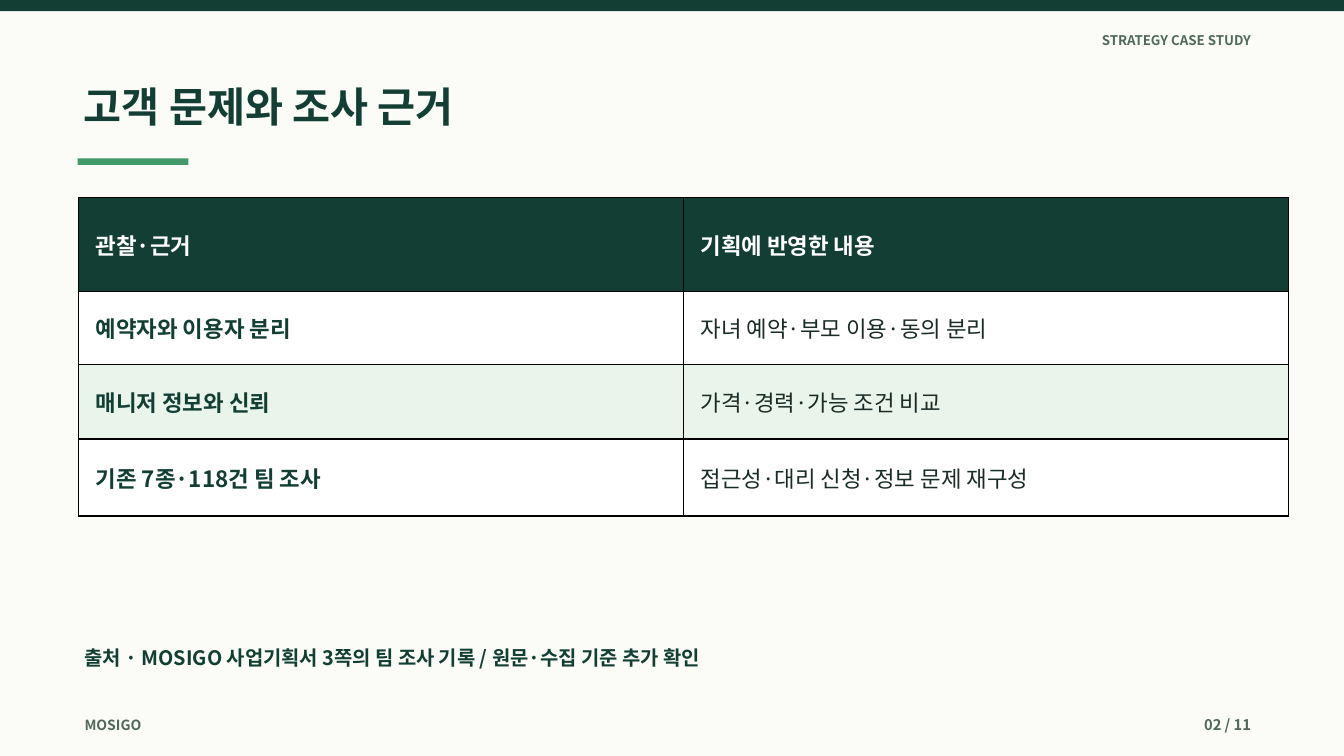
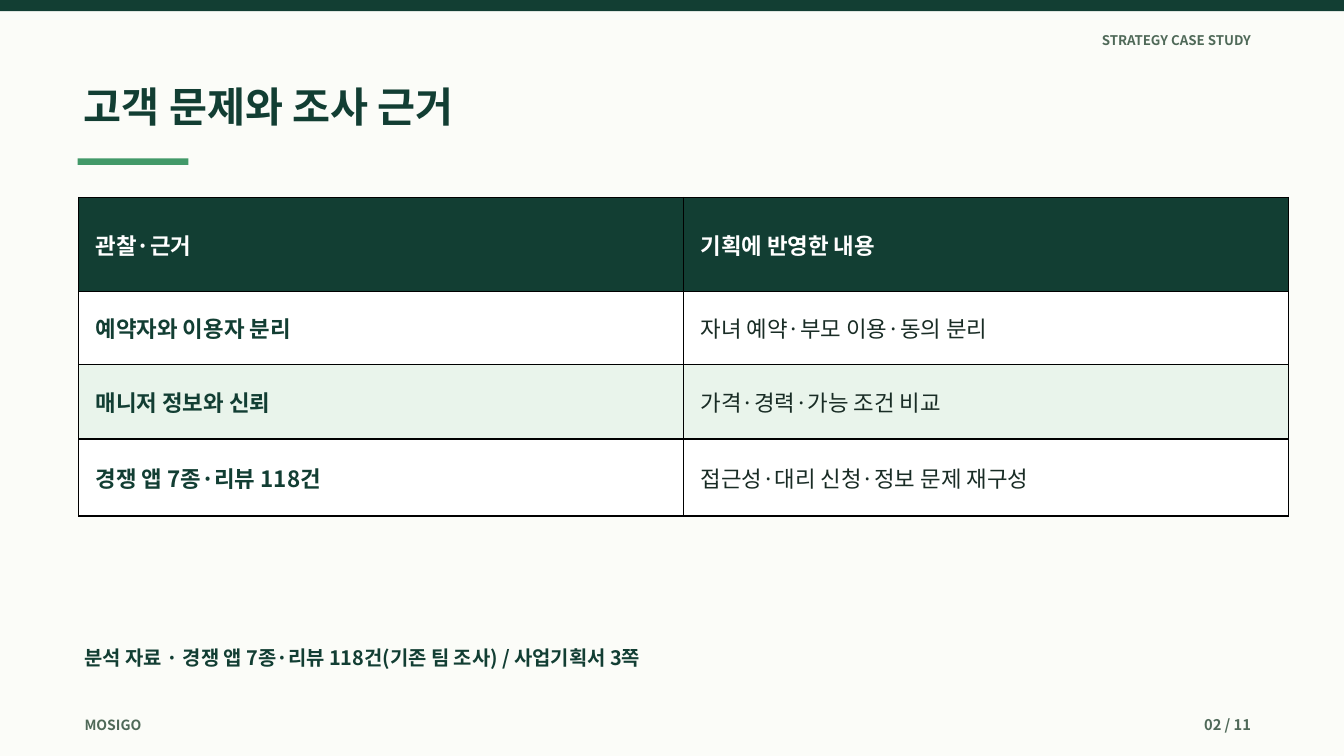
Before and after one commit to dohyunkimmm/mosigo-case-study, a slide deck: slide 2 of downloads/mosigo_report.pptx. Drawn at 1344x756 pixels with LibreOffice and Linux fonts; fonts in the diff are those of the drawing. Boxes give left, top, right and bottom in pixels: in the first picture for what was removed or moved away, otherwise in the second. Text is boxed around its words. In the diff, an @@ line names an element or a change of style, - is before the commit and + after.

```diff
--- a/downloads/mosigo_report.pptx
+++ b/downloads/mosigo_report.pptx
@@ table at (79, 198, 1289, 516) @@
-row 4, column 1: 기존 7종·118건 팀 조사
+row 4, column 1: 경쟁 앱 7종·리뷰 118건
@@ text at (85, 648, 640, 669): text changed @@
-출처 · MOSIGO 사업기획서 3쪽의 팀 조사 기록 / 원문·수집 기준 추가 확인
+분석 자료 · 경쟁 앱 7종·리뷰 118건(기존 팀 조사) / 사업기획서 3쪽
```
Also in this commit, not shown: 4 other slides changed, 11 other files.
